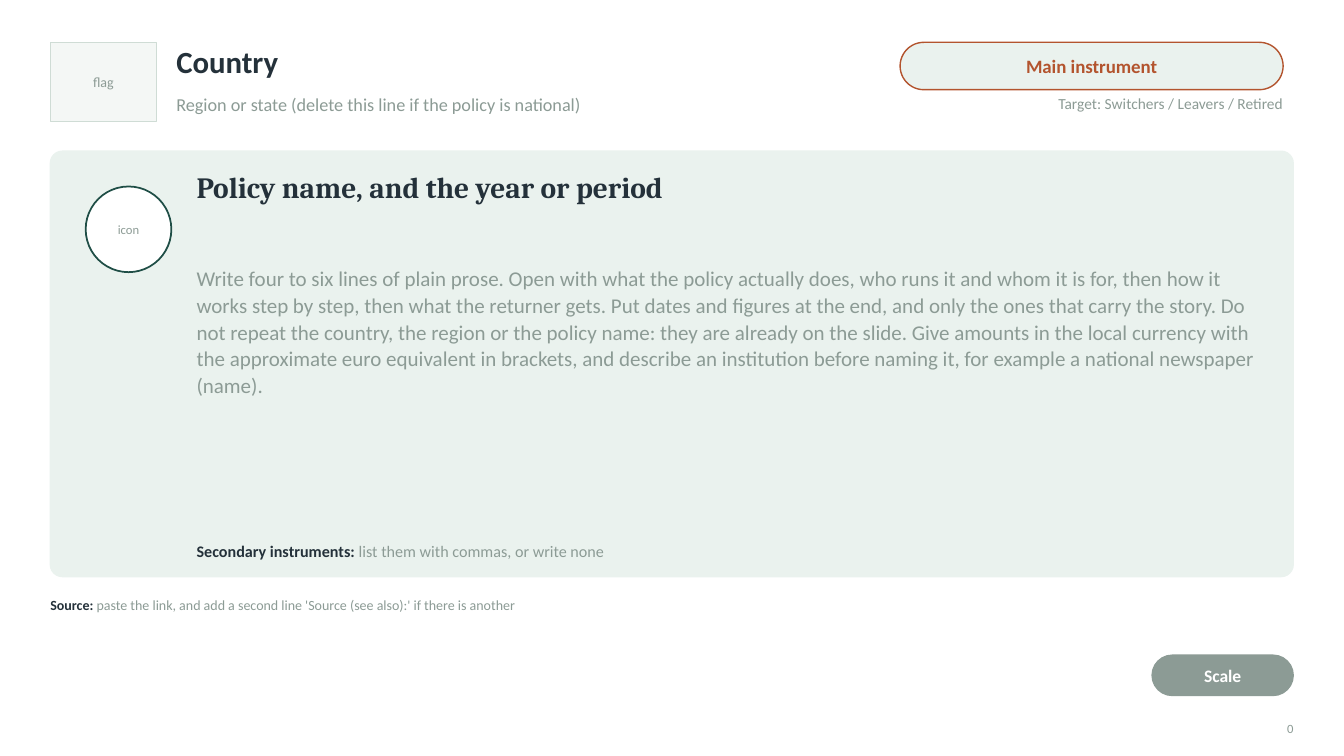
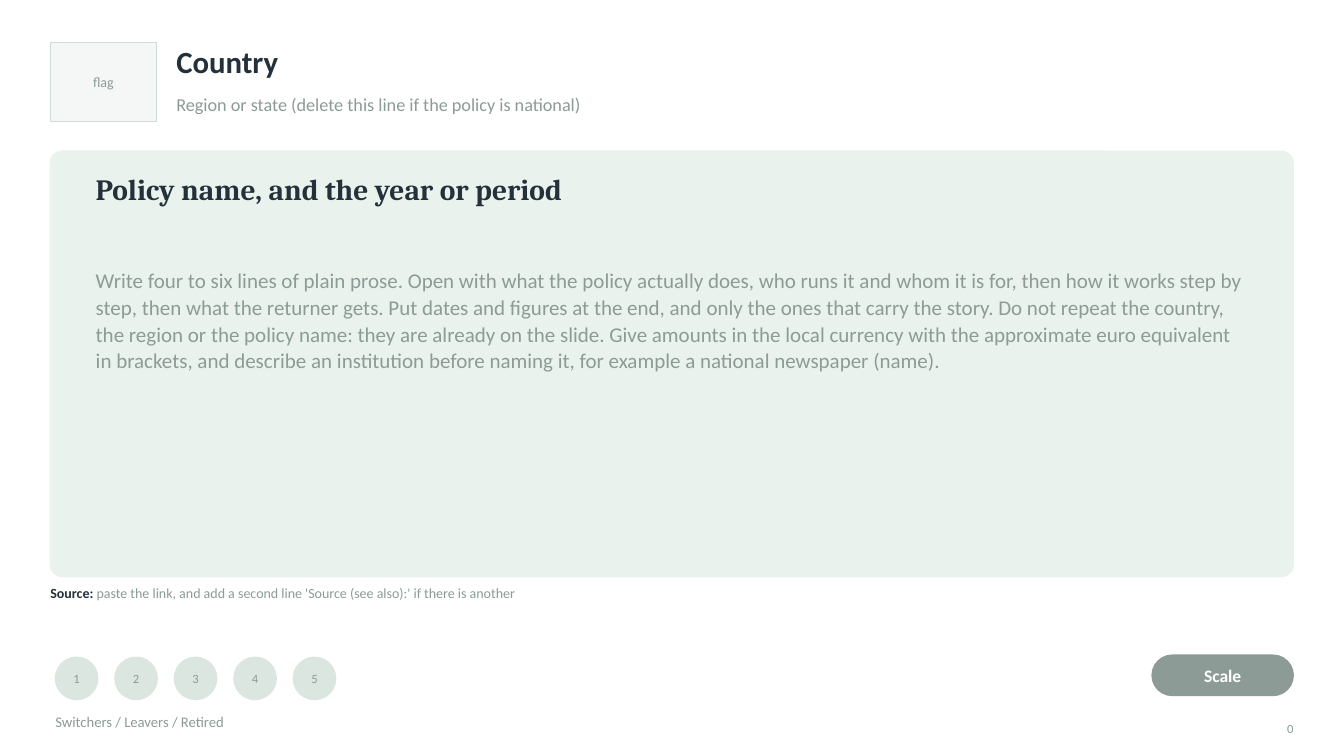
Before and after one commit to jedr1-ship-it/Alternative-Pathways----Quant, a slide deck: slide 1 of policies/Policy_slide_template.pptx. Drawn at 1344x756 pixels with LibreOffice and Linux fonts; fonts in the diff are those of the drawing. Boxes give left, top, right and bottom in pixels: in the first picture for what was removed or moved away, otherwise in the second. Text is boxed around its words. In the diff, an @@ line names an element or a change of style, - is before the commit and + after.

```diff
--- a/policies/Policy_slide_template.pptx
+++ b/policies/Policy_slide_template.pptx
@@ rounded rectangle removed at <box>900,42,1284,90</box> @@
@@ text removed at <box>1026,60,1157,73</box> @@
-Main instrument
@@ text "Policy name, and the year ...": place and size @@
-text "Policy name, and the year ..." at <box>197,177,663,205</box>
+text "Policy name, and the year ..." at <box>96,179,562,207</box>
@@ ellipse removed at <box>86,187,171,272</box> @@
@@ text removed at <box>118,225,139,234</box> @@
-icon
@@ text "Write four to six lines ..." rewrapped from <box>197,271,1253,396</box> to <box>96,273,1241,372</box> @@
@@ text removed at <box>197,545,603,560</box> @@
-Secondary instruments: list them with commas, or write none
@@ text "Source: paste the link, and ...": place and size @@
-text "Source: paste the link, and ..." at <box>50,600,515,612</box>
+text "Source: paste the link, and ..." at <box>50,588,515,600</box>
@@ ellipse added at <box>55,657,98,700</box>, fill #DCE6E0, outline #DCE6E0 1 pt @@
@@ ellipse added at <box>115,657,157,700</box>, fill #DCE6E0, outline #DCE6E0 1 pt @@
@@ ellipse added at <box>174,657,217,700</box>, fill #DCE6E0, outline #DCE6E0 1 pt @@
@@ ellipse added at <box>234,657,276,700</box>, fill #DCE6E0, outline #DCE6E0 1 pt @@
@@ ellipse added at <box>293,657,336,700</box>, fill #DCE6E0, outline #DCE6E0 1 pt @@
@@ text added at <box>73,675,79,683</box>, 9 pt, text #8C9B95 @@
+1
@@ text added at <box>133,675,139,683</box>, 9 pt, text #8C9B95 @@
+2
@@ text added at <box>192,675,198,683</box>, 9 pt, text #8C9B95 @@
+3
@@ text added at <box>252,675,258,683</box>, 9 pt, text #8C9B95 @@
+4
@@ text added at <box>311,675,317,683</box>, 9 pt, text #8C9B95 @@
+5
@@ text at <box>55,717,224,727</box>: text changed; size 11 to 10.5 pt @@
-Target: Switchers / Leavers / Retired
+Switchers / Leavers / Retired
@@ text "Switchers / Leavers / Retired" at <box>55,717,224,727</box>: vertical alignment top to middle @@
```
Also in this commit, not shown: 6 other files.
